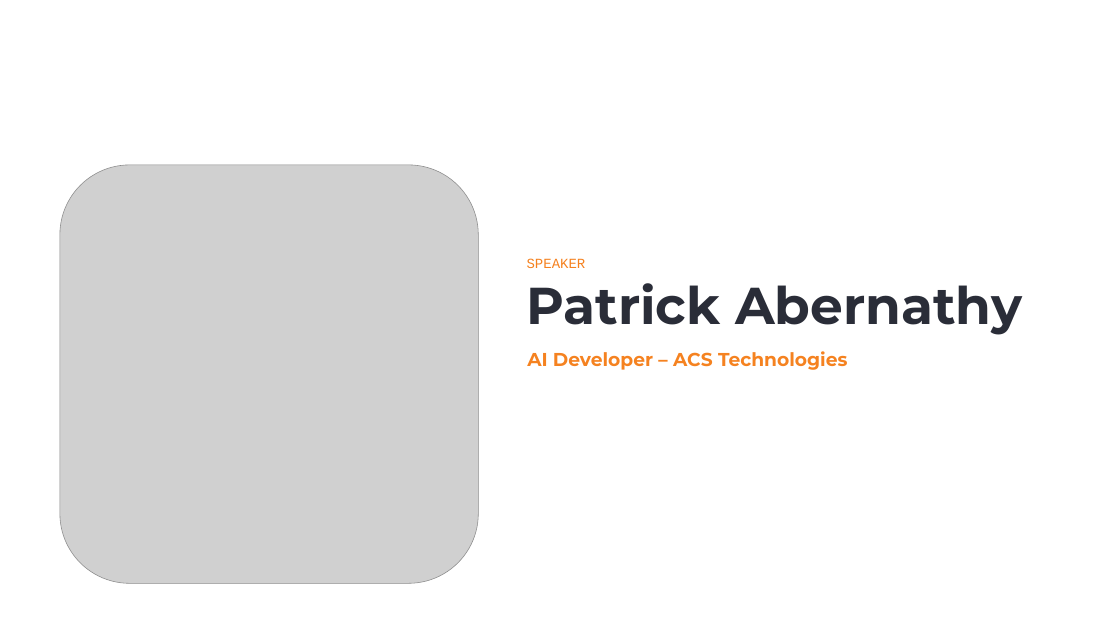
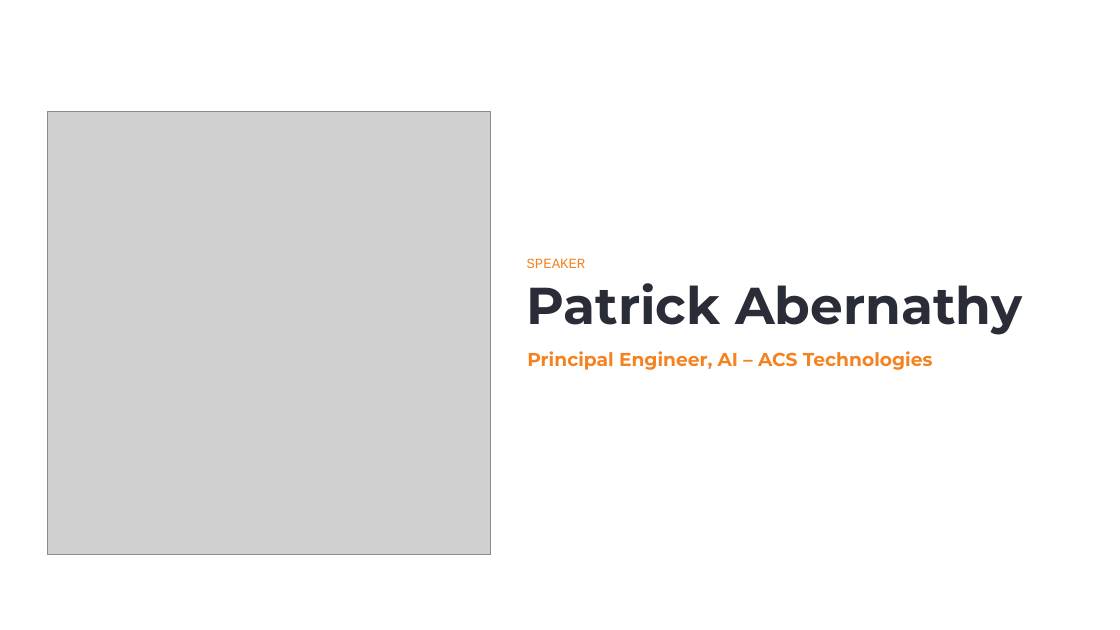
Before and after one commit to chriskehayias/ContextEngineering, a slide deck: slide 4 of schedule/05-building-context-part-2/05-building-context-part-2.pptx. Drawn at 1120x630 pixels with LibreOffice and Linux fonts; fonts in the diff are those of the drawing; grey boxes stand for pictures. Boxes give left, top, right and bottom in pixels: in the first picture for what was removed or moved away, otherwise in the second. Text is boxed around its words. In the diff, an @@ line names an element or a change of style, - is before the commit and + after.

```diff
--- a/schedule/05-building-context-part-2/05-building-context-part-2.pptx
+++ b/schedule/05-building-context-part-2/05-building-context-part-2.pptx
@@ picture resized from (x1=60, y1=165, x2=478, y2=583) to (x1=48, y1=111, x2=491, y2=554) @@
@@ text at (x1=527, y1=351, x2=933, y2=370): text changed @@
-AI Developer – ACS Technologies
+Principal Engineer, AI – ACS Technologies
```
Also in this commit, not shown: 7 other slides changed, 1 other file.
